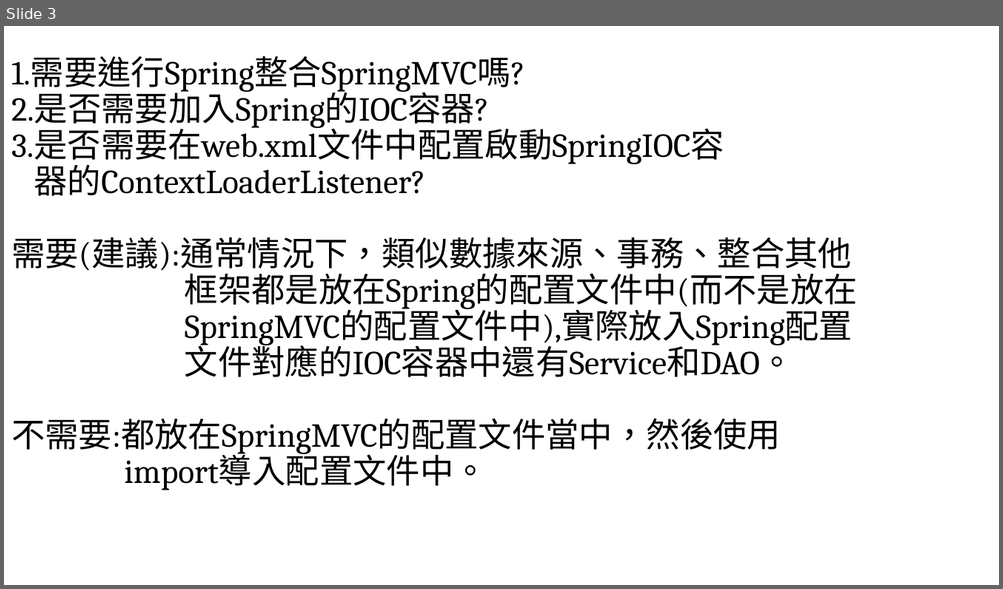
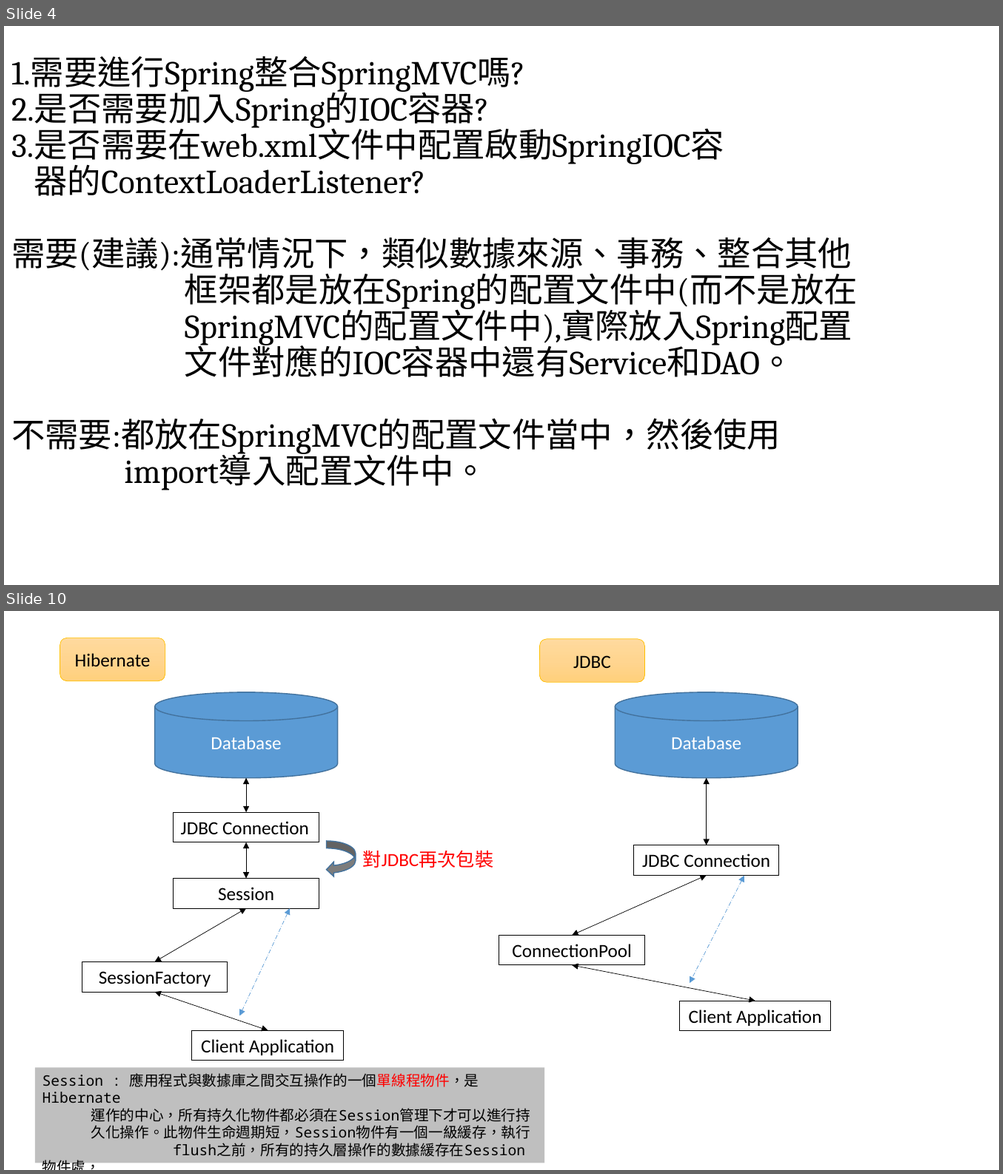
Before and after one commit to kiss78832/jay_project, a slide deck: 流程圖.pptx. Shown one above the other, each under a label of ours: slide 3 before the commit, slides 4 and 10 after it; the slides between them are not shown. The pictures are 1003x589 and 1003x1174 pixels, drawn with LibreOffice and Linux fonts; fonts in the diff are those of the drawing. Boxes give left, top, right and bottom in pixels: in the first picture for what was removed or moved away, otherwise in the second. Text is boxed around its words. In the diff, an @@ line names an element or a change of style, - is before the commit and + after.

Commit message:
Hibernate

```diff
--- a/流程圖.pptx
+++ b/流程圖.pptx
@@ slide 10 added at <box>4,611,999,1170</box>, background #FFFFFF @@
@@ rounded rectangle added at <box>60,638,165,681</box>, fill gradient #FFDB9E to #FFD590 to #FFD07C, outline #FFC000 0.5 pt, 18 pt, text #000000 @@
+Hibernate
@@ rounded rectangle added at <box>540,639,645,683</box>, fill gradient #FFDB9E to #FFD590 to #FFD07C, outline #FFC000 0.5 pt, 18 pt, text #000000 @@
+JDBC
@@ cylinder added at <box>155,692,338,778</box>, fill #5B9BD5, outline #43739E 1 pt, 18 pt, text #FFFFFF @@
+Database
@@ cylinder added at <box>615,692,798,778</box>, fill #5B9BD5, outline #43739E 1 pt, 18 pt, text #FFFFFF @@
+Database
@@ double arrow added from (247, 778) to (247, 812), #000000 0.5 pt @@
@@ double arrow added from (706, 778) to (706, 846), #000000 0.5 pt @@
@@ rectangle added at <box>173,812,318,843</box>, outline #000000 0.75 pt, 18 pt, text #000000 @@
+JDBC Connection
@@ double arrow added from (247, 843) to (247, 879), #000000 0.5 pt @@
@@ curved left arrow added at <box>327,841,356,877</box>, fill #7C7C7C, outline #43739E 1 pt @@
@@ text added at <box>363,850,494,868</box>, 18 pt, text #FF0000 @@
+對JDBC再次包裝
@@ rectangle added at <box>634,846,780,875</box>, outline #000000 0.75 pt, 18 pt, text #000000 @@
+JDBC Connection
@@ double arrow added from (706, 876) to (572, 936), #000000 0.5 pt @@
@@ double arrow added from (744, 876) to (690, 983), #5B9BD5 0.5 pt dashed @@
@@ rectangle added at <box>173,879,318,908</box>, outline #000000 0.75 pt, 18 pt, text #000000 @@
+Session
@@ double arrow added from (247, 908) to (155, 963), #000000 0.5 pt @@
@@ double arrow added from (290, 908) to (240, 1016), #5B9BD5 0.5 pt dashed @@
@@ rectangle added at <box>499,936,645,965</box>, outline #000000 0.75 pt, 18 pt, text #000000 @@
+ConnectionPool
@@ rectangle added at <box>82,963,227,992</box>, outline #000000 0.75 pt, 18 pt, text #000000 @@
+SessionFactory
@@ double arrow added from (572, 965) to (755, 1001), #000000 0.5 pt @@
@@ double arrow added from (155, 992) to (268, 1031), #000000 0.5 pt @@
@@ rectangle added at <box>679,1001,831,1031</box>, outline #000000 0.75 pt, 18 pt, text #000000 @@
+Client Application
@@ rectangle added at <box>192,1031,344,1061</box>, outline #000000 0.75 pt, 18 pt, text #000000 @@
+Client Application
@@ rectangle added at <box>34,1068,544,1164</box>, fill #BFBFBF, 14 pt, text #000000 @@
+Session : 應用程式與數據庫之間交互操作的一個單線程物件，是Hibernate
+運作的中心，所有持久化物件都必須在Session管理下才可以進行持
+久化操作。此物件生命週期短，Session物件有一個一級緩存，執行
+flush之前，所有的持久層操作的數據緩存在Session物件處，
+相當JDBC的Connection。
@@ what was slide 3 is now slide 4 @@
```
Also in this commit, not shown: 8 other slides added, 1 slide removed, 15 other files.
